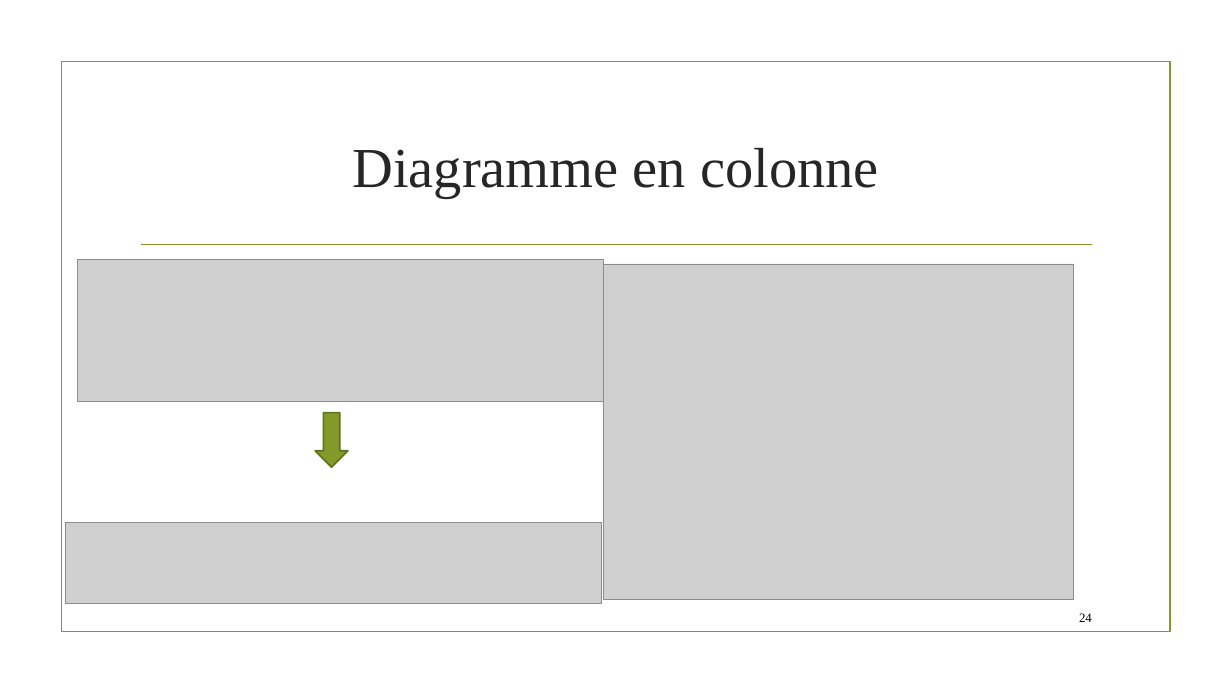
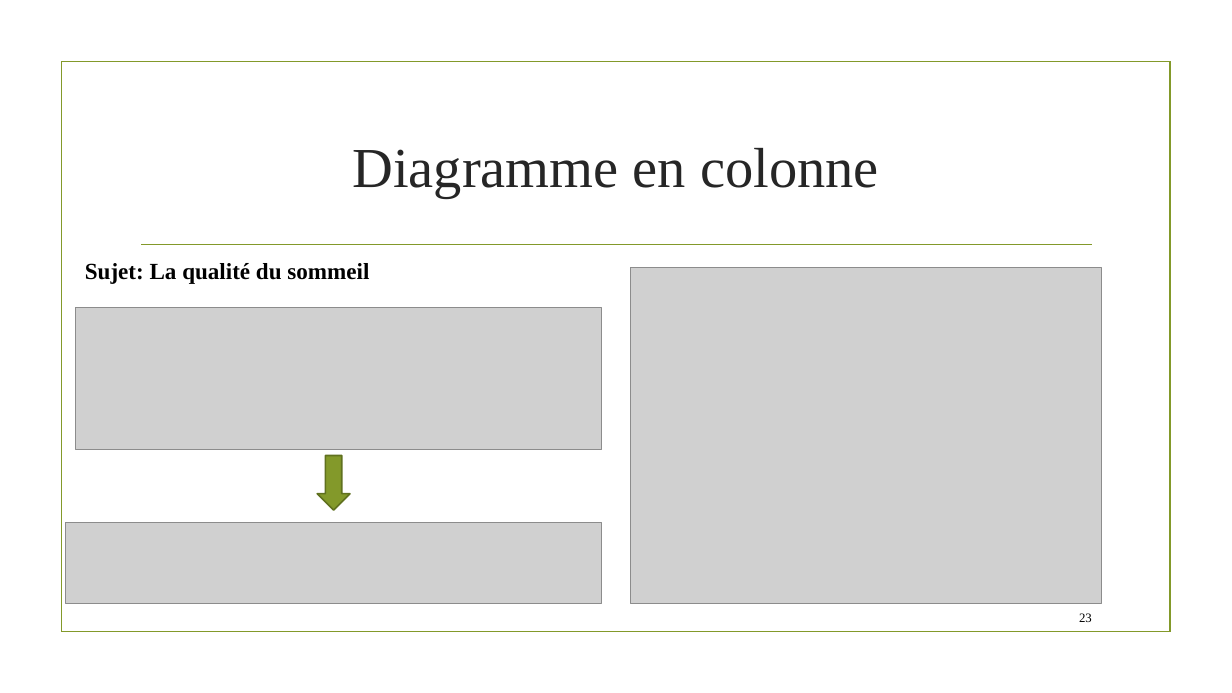
Before and after one commit to ML-for-B-E/Statistique-graphique, a slide deck: slide 23 of Statistique graphique.pptx (slide 24 before the commit). Drawn at 1232x693 pixels with LibreOffice and Linux fonts; fonts in the diff are those of the drawing; grey boxes stand for pictures; background and template pictures are left out. Boxes give left, top, right and bottom in pixels: in the first picture for what was removed or moved away, otherwise in the second. Text is boxed around its words. In the diff, an @@ line names an element or a change of style, - is before the commit and + after.

```diff
--- a/Statistique graphique.pptx
+++ b/Statistique graphique.pptx
@@ text added at (85,263,369,284), 18 pt, text #000000, bold @@
+Sujet: La qualité du sommeil
@@ picture: place and size @@
-picture at (604,264,1074,600)
+picture at (630,268,1101,604)
@@ picture: place and size @@
-picture at (78,260,604,401)
+picture at (76,308,602,449)
@@ down arrow: place and size @@
-down arrow at (315,413,348,468)
+down arrow at (317,456,349,510)
@@ page number at (1079,613,1092,622): text changed @@
-24
+23
```
Also in this commit, not shown: 11 other slides changed, 2 slides added, 1 slide removed.
